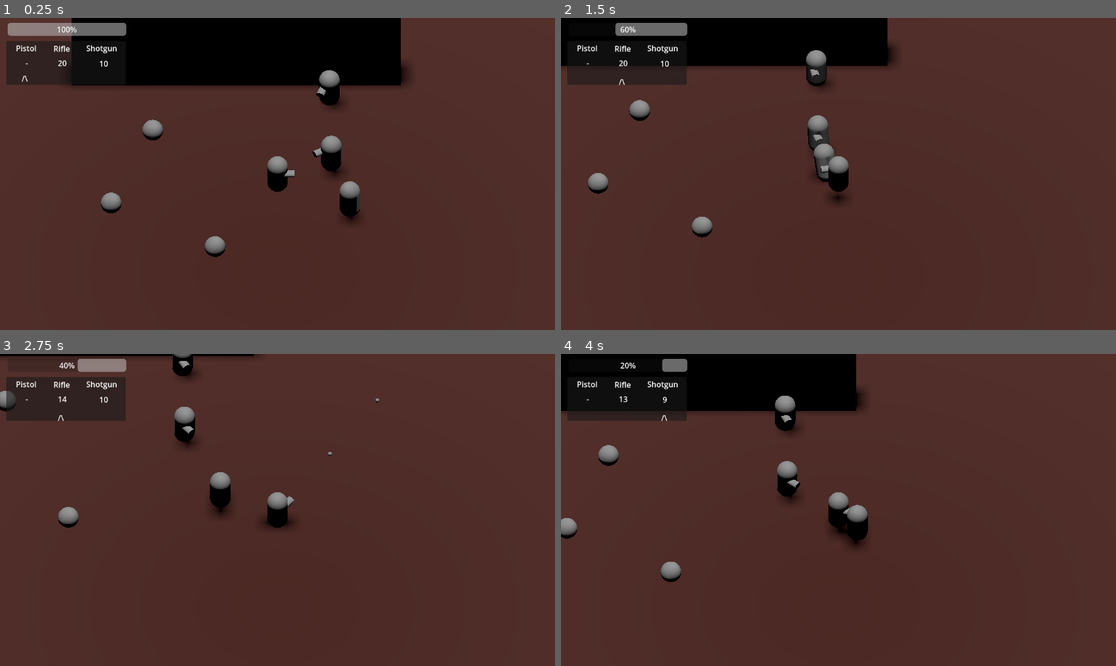
Above: before the commit, frames 1-4 (two rows, left to right).
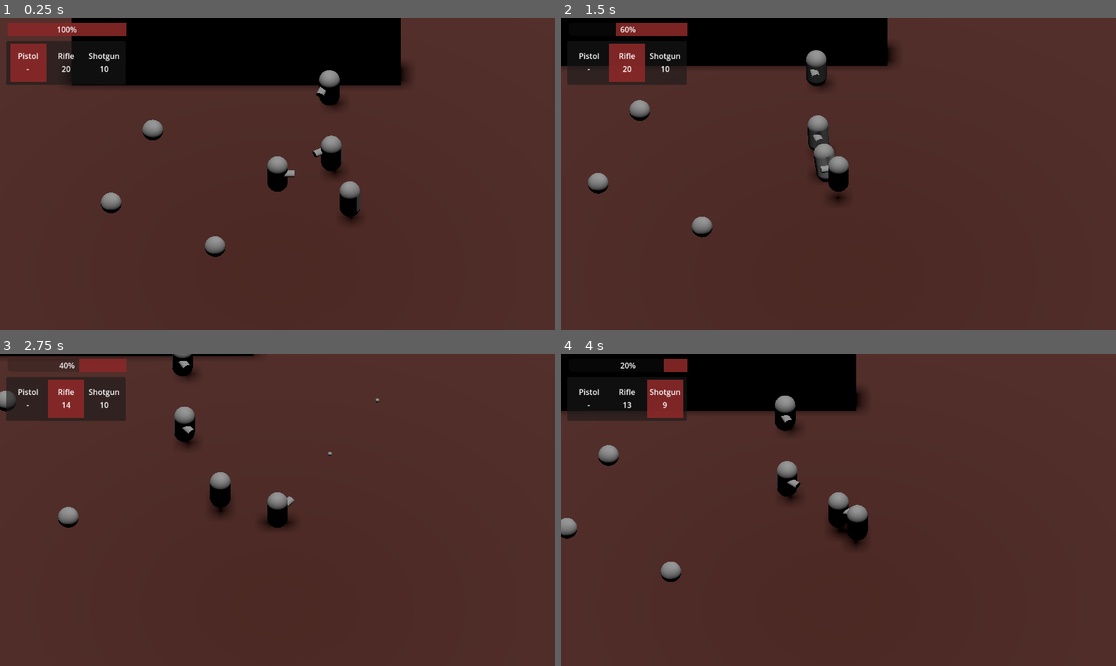
Above: after the commit, the same moments.

Repository: CalebJep/hackusu2023
Game: Godot game, scene res://main.tscn
The game is run twice, just before and just after one commit, with the same random seed, the same clock (stepped at 60 frames per second) and the same inputs. The engine's default icon, where the game draws it, is replaced by a stand-in: a white triangle on a blue panel in a dark square.
Inputs (mouse positions are in pixels of both pictures, inside the frame that each line leads up to):
- Up to frame 1 (0.25 s): no input
- Up to frame 2 (1.5 s): move the mouse to (960, 158) at 0.52 s; press the mouse at (960, 158) at 0.53 s; hold D (move_right) 0.53-1.28 s; tap Space (jump) at 0.77 s; move the mouse to (727, 189) at 1.27 s; release the mouse at (727, 189) at 1.28 s; hold S (move_back) from 1.28 s (still down); tap Tab (swap) at 1.35 s
- Up to frame 3 (2.75 s): tap Space (jump) at 1.52 s; move the mouse to (333, 441) at 2.02 s; release S (move_back) at 2.03 s; press the mouse at (333, 441) at 2.03 s; hold D (move_right) from 2.03 s (still down)
- Up to frame 4 (4 s): move the mouse to (810, 572) at 2.77 s; release D (move_right) at 2.78 s; release the mouse at (810, 572) at 2.78 s; hold W (move_forward) 2.78-3.53 s; tap Tab (swap) at 2.85 s; tap Space (jump) at 3.02, 3.77 s; move the mouse to (1005, 556) at 3.52 s; press the mouse at (1005, 556) at 3.53 s; hold A (move_left) from 3.53 s (still down)

The runs differ from the first frame. In frame 1, 2.0% of the frame differs, in the area x 1-23%, y 1-21%; in frame 2, 1.6%; in frame 3, 1.4%; in frame 4, 1.2%.

Commit message:
Cleaned up UI

Diff:
--- a/GunPanel.gd
+++ b/GunPanel.gd
@@ -5,8 +5,8 @@
 # Called when the node enters the scene tree for the first time.
 func _ready():
 	select_weapon(character.weapons[character.equiped_weapon])
-	$RifleAmmo.text = str(character.rifle_ammo)
-	$ShotgunAmmo.text = str(character.shotgun_ammo)
+	$Info/Rifle/RifleAmmo.text = str(character.rifle_ammo)
+	$Info/Shotgun/ShotgunAmmo.text = str(character.shotgun_ammo)
 
 
 func _on_character_change_weapon():
@@ -14,18 +14,18 @@
 
 func select_weapon(weapon):
 	if weapon == "pistol":
-		$PistolSelect.show()
-		$RifleSelect.hide()
-		$ShotgunSelect.hide()
+		$Selections/PistolSelect.color = Color(0.54509806632996, 0.15686275064945, 0.15686275064945, 0.89803922176361)
+		$Selections/RifleSelect.color = Color(0.54509806632996, 0.15686275064945, 0.15686275064945, 0)
+		$Selections/ShotgunSelect.color = Color(0.54509806632996, 0.15686275064945, 0.15686275064945, 0)
 	elif weapon == "rifle":
-		$PistolSelect.hide()
-		$RifleSelect.show()
-		$ShotgunSelect.hide()
+		$Selections/PistolSelect.color = Color(0.54509806632996, 0.15686275064945, 0.15686275064945, 0)
+		$Selections/RifleSelect.color = Color(0.54509806632996, 0.15686275064945, 0.15686275064945, 0.89803922176361)
+		$Selections/ShotgunSelect.color = Color(0.54509806632996, 0.15686275064945, 0.15686275064945, 0)
 	elif weapon == "shotgun":
-		$PistolSelect.hide()
-		$RifleSelect.hide()
-		$ShotgunSelect.show()
+		$Selections/PistolSelect.color = Color(0.54509806632996, 0.15686275064945, 0.15686275064945, 0)
+		$Selections/RifleSelect.color = Color(0.54509806632996, 0.15686275064945, 0.15686275064945, 0)
+		$Selections/ShotgunSelect.color = Color(0.54509806632996, 0.15686275064945, 0.15686275064945, 0.89803922176361)
 
 func _on_character_change_ammo():
-	$RifleAmmo.text = str(character.rifle_ammo)
-	$ShotgunAmmo.text = str(character.shotgun_ammo)
+	$Info/Rifle/RifleAmmo.text = str(character.rifle_ammo)
+	$Info/Shotgun/ShotgunAmmo.text = str(character.shotgun_ammo)
--- a/main.tscn
+++ b/main.tscn
@@ -11,6 +11,9 @@
 [ext_resource type="AudioStream" uid="uid://cfr174oaswen6" path="res://SoundAffects/green-sky-125179.mp3" id="10_qoby8"]
 [ext_resource type="PackedScene" uid="uid://nvqlswmfqw1o" path="res://shotgun_ammo_pickup.tscn" id="10_vnc52"]
 
+[sub_resource type="StyleBoxFlat" id="StyleBoxFlat_fi5ed"]
+bg_color = Color(0.545098, 0.156863, 0.156863, 0.87451)
+
 [sub_resource type="StandardMaterial3D" id="StandardMaterial3D_pkiib"]
 albedo_color = Color(1, 0.219608, 0.129412, 1)
 albedo_texture = ExtResource("1_v4bxo")
@@ -36,6 +39,7 @@
 offset_top = 10.0
 offset_right = 262.0
 offset_bottom = 37.0
+theme_override_styles/fill = SubResource("StyleBoxFlat_fi5ed")
 fill_mode = 1
 script = ExtResource("1_d7am8")
 
@@ -47,80 +51,81 @@
 offset_bottom = 139.0
 script = ExtResource("2_ooi7e")
 
-[node name="PistolSelect" type="Label" parent="UI/GunPanel"]
-layout_mode = 0
-offset_left = 32.0
-offset_top = 66.0
-offset_right = 54.0
-offset_bottom = 92.0
-text = "/\\"
-
-[node name="RifleSelect" type="Label" parent="UI/GunPanel"]
-layout_mode = 0
-offset_left = 107.0
-offset_top = 73.0
-offset_right = 129.0
-offset_bottom = 99.0
-text = "/\\"
-
-[node name="ShotgunSelect" type="Label" parent="UI/GunPanel"]
-layout_mode = 0
-offset_left = 195.0
-offset_top = 73.0
-offset_right = 217.0
-offset_bottom = 99.0
-text = "/\\"
-
-[node name="Label" type="Label" parent="UI/GunPanel"]
-layout_mode = 0
-offset_left = 166.0
-offset_top = 3.0
-offset_right = 231.0
-offset_bottom = 29.0
+[node name="Selections" type="HBoxContainer" parent="UI/GunPanel"]
+custom_minimum_size = Vector2(20, 0)
+layout_mode = 2
+offset_left = 8.0
+offset_top = 5.0
+offset_right = 242.0
+offset_bottom = 85.0
+alignment = 1
+
+[node name="PistolSelect" type="ColorRect" parent="UI/GunPanel/Selections"]
+custom_minimum_size = Vector2(75, 80)
+layout_mode = 2
+color = Color(0.545098, 0.156863, 0.156863, 0)
+
+[node name="RifleSelect" type="ColorRect" parent="UI/GunPanel/Selections"]
+custom_minimum_size = Vector2(75, 80)
+layout_mode = 2
+color = Color(0.545098, 0.156863, 0.156863, 1)
+
+[node name="ShotgunSelect" type="ColorRect" parent="UI/GunPanel/Selections"]
+custom_minimum_size = Vector2(75, 80)
+layout_mode = 2
+color = Color(0.545098, 0.156863, 0.156863, 1)
+
+[node name="Info" type="HBoxContainer" parent="UI/GunPanel"]
+custom_minimum_size = Vector2(20, 0)
+layout_mode = 2
+offset_left = 8.0
+offset_top = 4.0
+offset_right = 241.0
+offset_bottom = 84.0
+alignment = 1
+
+[node name="Pistol" type="VBoxContainer" parent="UI/GunPanel/Info"]
+custom_minimum_size = Vector2(75, 80)
+layout_mode = 2
+alignment = 1
+
+[node name="Label3" type="Label" parent="UI/GunPanel/Info/Pistol"]
+layout_mode = 2
+text = "Pistol"
+horizontal_alignment = 1
+
+[node name="PistolAmmo" type="Label" parent="UI/GunPanel/Info/Pistol"]
+layout_mode = 2
+text = "-"
+horizontal_alignment = 1
+
+[node name="Rifle" type="VBoxContainer" parent="UI/GunPanel/Info"]
+custom_minimum_size = Vector2(75, 80)
+layout_mode = 2
+alignment = 1
+
+[node name="Label2" type="Label" parent="UI/GunPanel/Info/Rifle"]
+layout_mode = 2
+text = "Rifle"
+horizontal_alignment = 1
+
+[node name="RifleAmmo" type="Label" parent="UI/GunPanel/Info/Rifle"]
+layout_mode = 2
+text = "-"
+horizontal_alignment = 1
+
+[node name="Shotgun" type="VBoxContainer" parent="UI/GunPanel/Info"]
+custom_minimum_size = Vector2(75, 80)
+layout_mode = 2
+alignment = 1
+
+[node name="Label" type="Label" parent="UI/GunPanel/Info/Shotgun"]
+layout_mode = 2
 text = "Shotgun"
-
-[node name="Label2" type="Label" parent="UI/GunPanel"]
-layout_mode = 1
-anchors_preset = -1
-anchor_bottom = 2.121
-offset_left = 98.0
-offset_top = 4.0
-offset_right = 146.0
-offset_bottom = -157.011
-text = "Rifle"
-
-[node name="Label3" type="Label" parent="UI/GunPanel"]
-layout_mode = 0
-offset_left = 20.0
-offset_top = 3.0
-offset_right = 63.0
-offset_bottom = 29.0
-text = "Pistol"
-
-[node name="RifleAmmo" type="Label" parent="UI/GunPanel"]
-layout_mode = 0
-offset_left = 89.0
-offset_top = 34.0
-offset_right = 145.0
-offset_bottom = 75.0
-text = "-"
-horizontal_alignment = 1
-
-[node name="ShotgunAmmo" type="Label" parent="UI/GunPanel"]
-layout_mode = 0
-offset_left = 175.0
-offset_top = 35.0
-offset_right = 231.0
-offset_bottom = 76.0
-text = "-"
-horizontal_alignment = 1
-
-[node name="PistolAmmo" type="Label" parent="UI/GunPanel"]
-layout_mode = 0
-offset_left = 15.0
-offset_top = 34.0
-offset_right = 71.0
-offset_bottom = 75.0
+horizontal_alignment = 1
+
+[node name="ShotgunAmmo" type="Label" parent="UI/GunPanel/Info/Shotgun"]
+layout_mode = 2
 text = "-"
 horizontal_alignment = 1
 
Not shown: 1 places in main.tscn that only renumber resources
